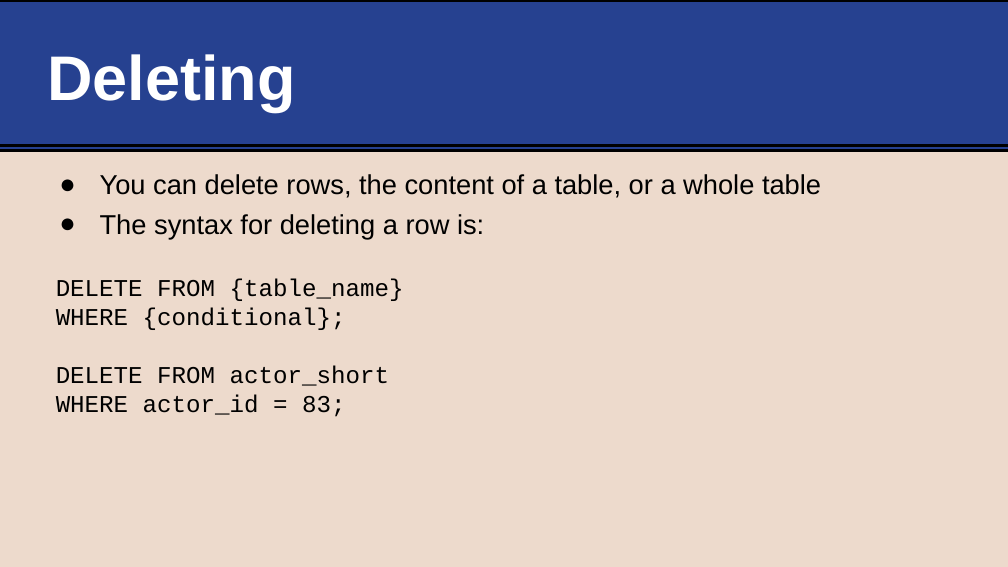
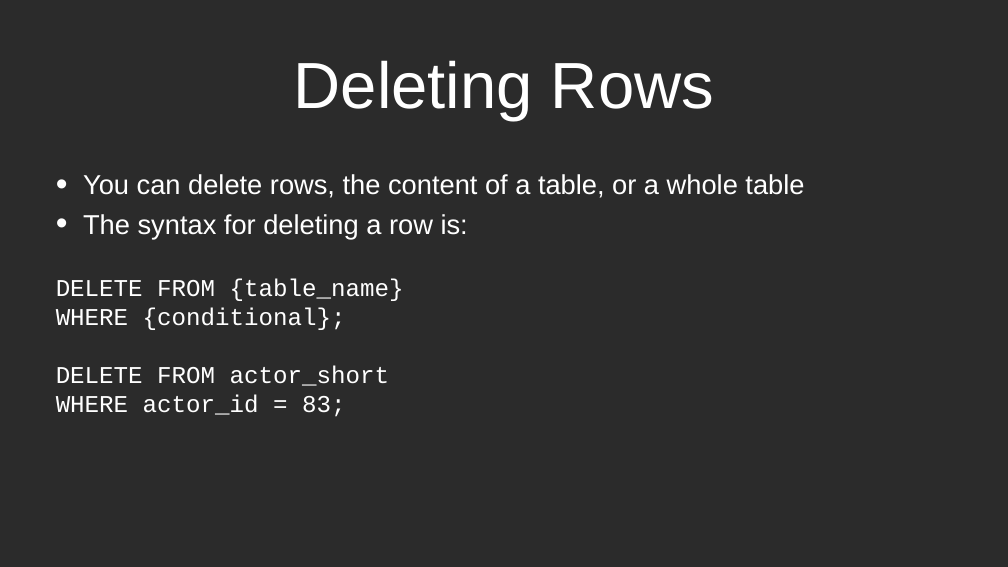
Before and after one commit to life-efficient/Data-Engineering, a slide deck: slide 17 of 2. SQL/2. CRUD/2. SQL CRUD.pptx (slide 16 before the commit). Drawn at 1008x567 pixels with LibreOffice and Linux fonts; fonts in the diff are those of the drawing; background and template pictures are left out; a plain dark background stands for a picture behind light text. Boxes give left, top, right and bottom in pixels: in the first picture for what was removed or moved away, otherwise in the second. Text is boxed around its words. In the diff, an @@ line names an element or a change of style, - is before the commit and + after.

```diff
--- a/2. SQL/2. CRUD/2. SQL CRUD.pptx
+++ b/2. SQL/2. CRUD/2. SQL CRUD.pptx
@@ background #EDDACC to picture (left out) @@
@@ rectangle removed at bbox=[0, 0, 1008, 151] @@
@@ title "Deleting Rows" at bbox=[294, 60, 714, 120]: vertical alignment middle to bottom @@
@@ title at bbox=[294, 60, 714, 120]: text changed; size 120 to 124.2 pt; bold off @@
-Deleting
+Deleting Rows
@@ line removed from (0, 146) to (1008, 146) @@
@@ text "You can delete rows, the ..." at bbox=[56, 174, 804, 417]: text colour #000000 to #FFFFFF; bullet ● to • @@
```
Also in this commit, not shown: 18 other slides changed, 1 slide added, 3 other files.
